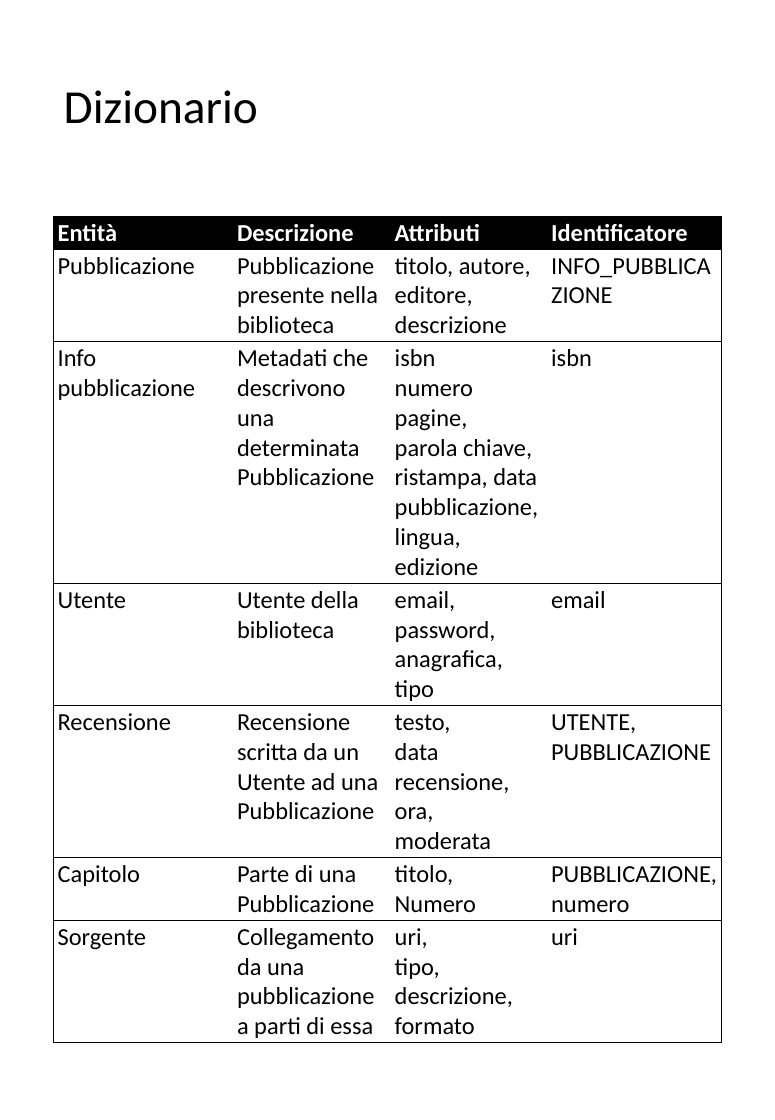
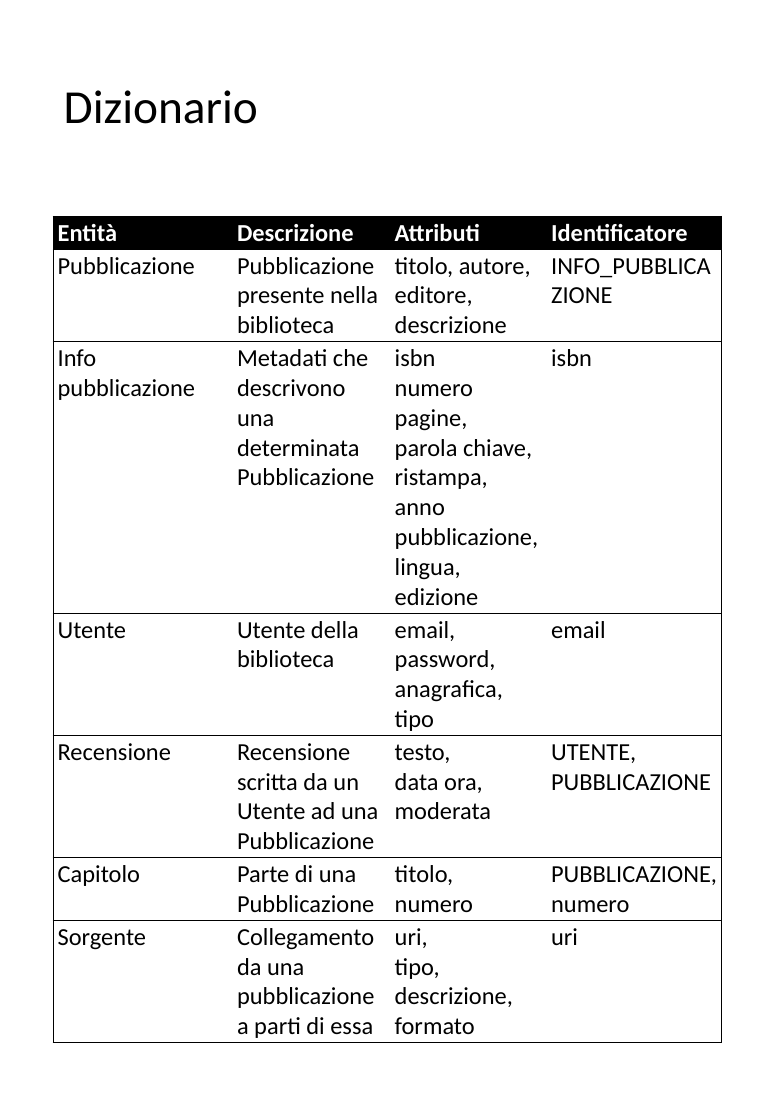
Before and after one commit to vincendep/LBDproject, a slide deck: slide 1 of modello concettuale/modello concettuale.pptx. Drawn at 775x1120 pixels with LibreOffice and Linux fonts; fonts in the diff are those of the drawing. Boxes give left, top, right and bottom in pixels: in the first picture for what was removed or moved away, otherwise in the second. Text is boxed around its words. In the diff, an @@ line names an element or a change of style, - is before the commit and + after.

```diff
--- a/modello concettuale/modello concettuale.pptx
+++ b/modello concettuale/modello concettuale.pptx
@@ table at box(54, 216, 722, 1042) @@
-row 3, column 3: isbn / numero pagine, / parola chiave, ristampa, data pubblicazione, / lingua, edizione
+row 3, column 3: isbn / numero pagine, / parola chiave, ristampa, anno pubblicazione, / lingua, edizione
-row 5, column 3: testo, / data recensione, / ora, / moderata
+row 5, column 3: testo, / data ora, / moderata
-row 6, column 3: titolo, / Numero
+row 6, column 3: titolo, / numero
```
Also in this commit, not shown: 1 other slide changed, 7 other files.
